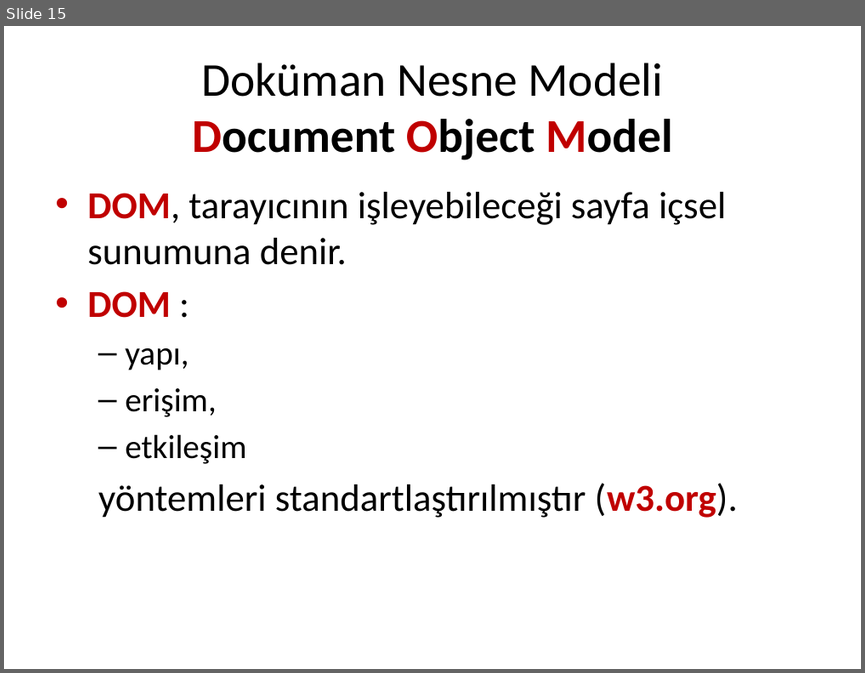
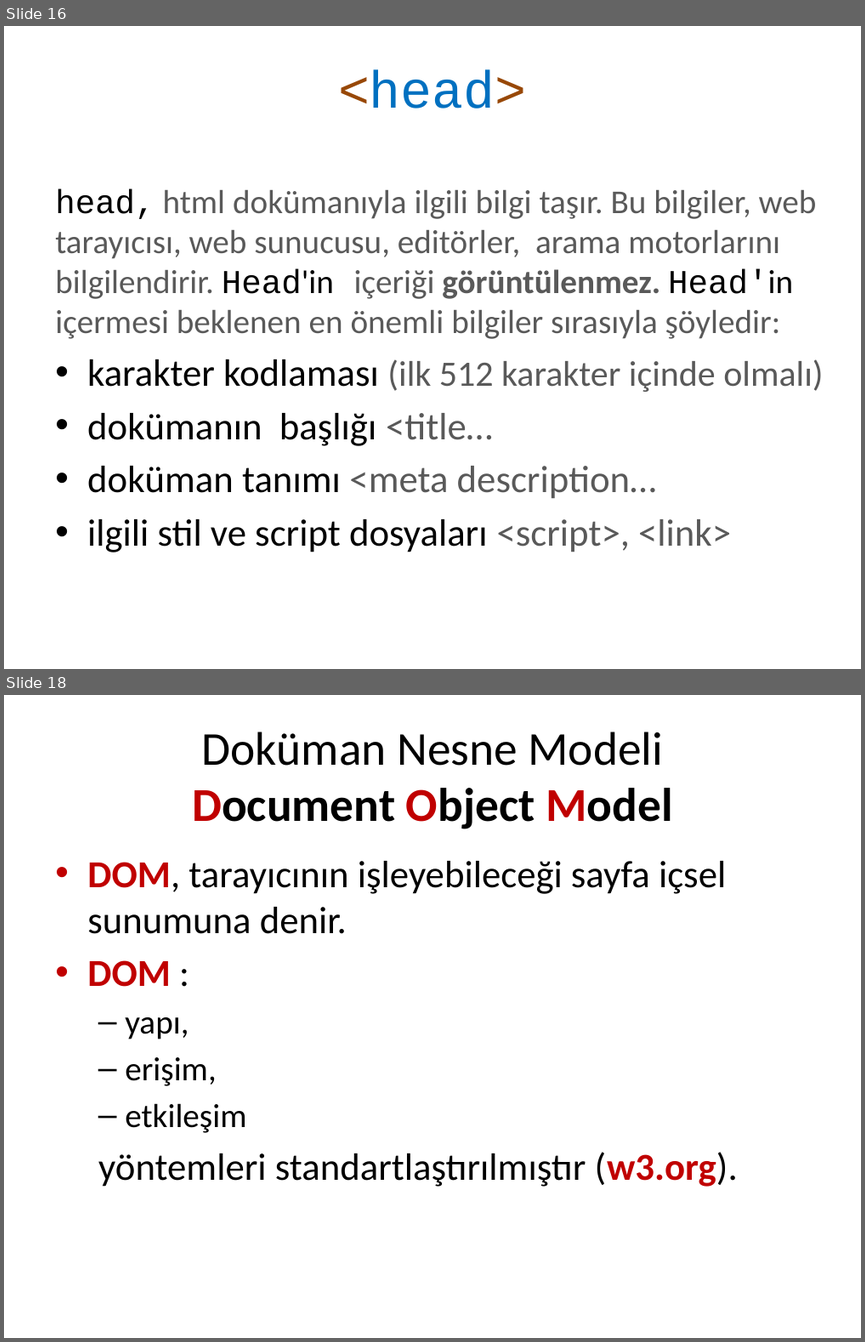
Before and after one commit to cemmerven/html, a slide deck: Html doküman yapısı.pptx. Shown one above the other, each under a label of ours: slide 15 before the commit, slides 16 and 18 after it; the slides between them are not shown. The pictures are 865x673 and 865x1342 pixels, drawn with LibreOffice and Linux fonts; fonts in the diff are those of the drawing. Boxes give left, top, right and bottom in pixels: in the first picture for what was removed or moved away, otherwise in the second. Text is boxed around its words. In the diff, an @@ line names an element or a change of style, - is before the commit and + after.

Commit message:
html dosyaları

```diff
--- a/Html doküman yapısı.pptx
+++ b/Html doküman yapısı.pptx
@@ slide 16 added at <box>4,26,861,669</box>, background #FFFFFF @@
@@ text added at <box>338,71,527,108</box>, 44 pt, text #0070C0 @@
+<head>
@@ text added at <box>55,189,823,552</box>, 28 pt, text #595959 @@
+head, html dokümanıyla ilgili bilgi taşır. Bu bilgiler, web tarayıcısı, web sunucusu, editörler, arama motorlarını bilgilendirir. Head'in içeriği görüntülenmez. Head'in içermesi beklenen en önemli bilgiler sırasıyla şöyledir:
+• karakter kodlaması (ilk 512 karakter içinde olmalı)
+• dokümanın başlığı <title…
+• doküman tanımı <meta description…
+• ilgili stil ve script dosyaları <script>, <link>
@@ what was slide 15 is now slide 18 @@
```
Also in this commit, not shown: 1 slide changed, 2 other slides added, 3 other files.
